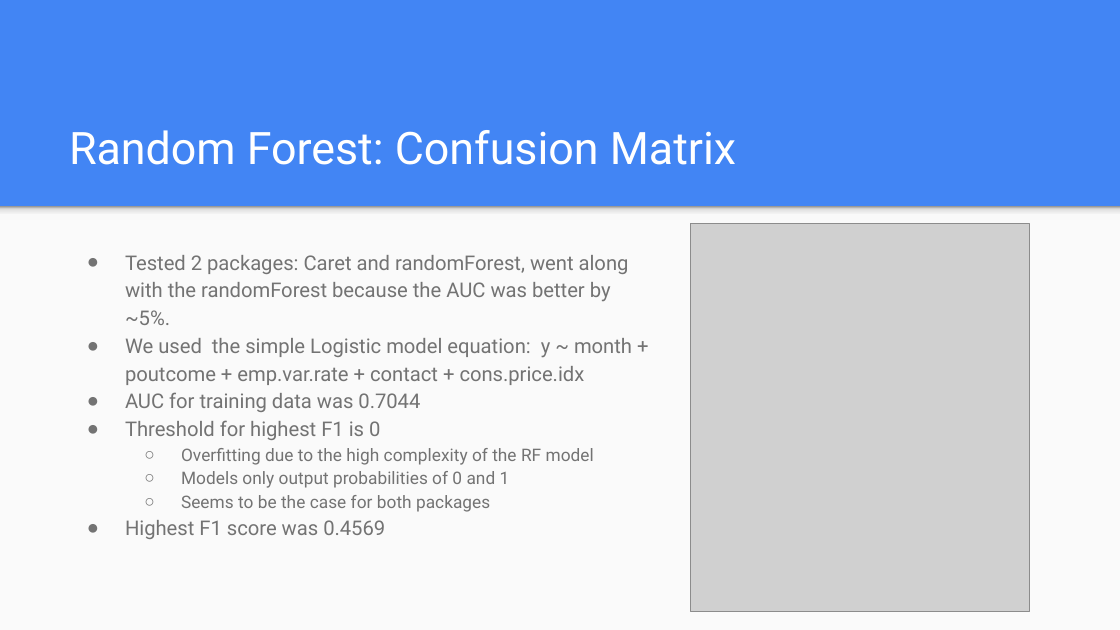
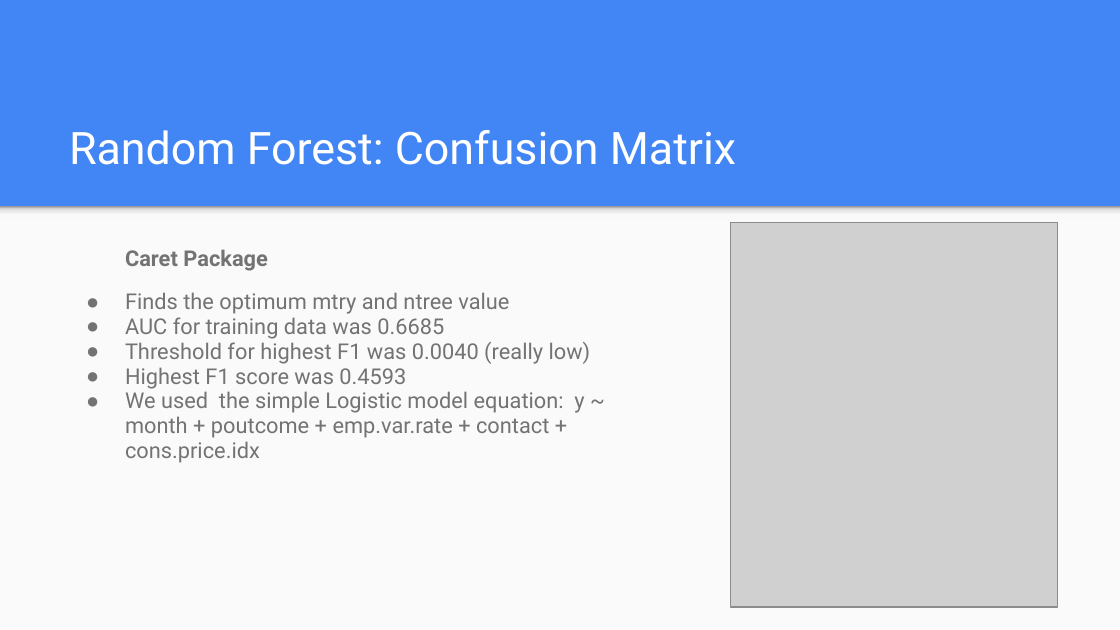
Before and after one commit to stedua22/6372-Project-2, a slide deck: slide 39 of Bank Dataset.pptx. Drawn at 1120x630 pixels with LibreOffice and Linux fonts; fonts in the diff are those of the drawing; grey boxes stand for pictures. Boxes give left, top, right and bottom in pixels: in the first picture for what was removed or moved away, otherwise in the second. Text is boxed around its words. In the diff, an @@ line names an element or a change of style, - is before the commit and + after.

```diff
--- a/Bank Dataset.pptx
+++ b/Bank Dataset.pptx
@@ picture: place and size @@
-picture at <box>690,224,1029,612</box>
+picture at <box>730,223,1058,607</box>
@@ text at <box>125,249,591,389</box>: text changed; size 12.9 to 14 pt @@
-● Tested 2 packages: Caret and randomForest, went along with the randomForest because the AUC was better by ~5%.
+Caret Package
+● Finds the optimum mtry and ntree value
+● AUC for training data was 0.6685
+● Threshold for highest F1 was 0.0040 (really low)
+● Highest F1 score was 0.4593
@@ text at <box>125,388,584,463</box>: size 12.9 to 14 pt in "We used the simple Logistic model equation: ..."; indent changed; line spacing 1.15 to 0.95 @@
@@ text at <box>125,392,594,539</box>: paragraphs removed @@
-● AUC for training data was 0.7044
-● Threshold for highest F1 is 0
-  ○ Overfitting due to the high complexity of the RF model
-  ○ Models only output probabilities of 0 and 1
-  ○ Seems to be the case for both packages
-● Highest F1 score was 0.4569
```
Also in this commit, not shown: 5 other slides changed, 2 slides added, 1 other file.
